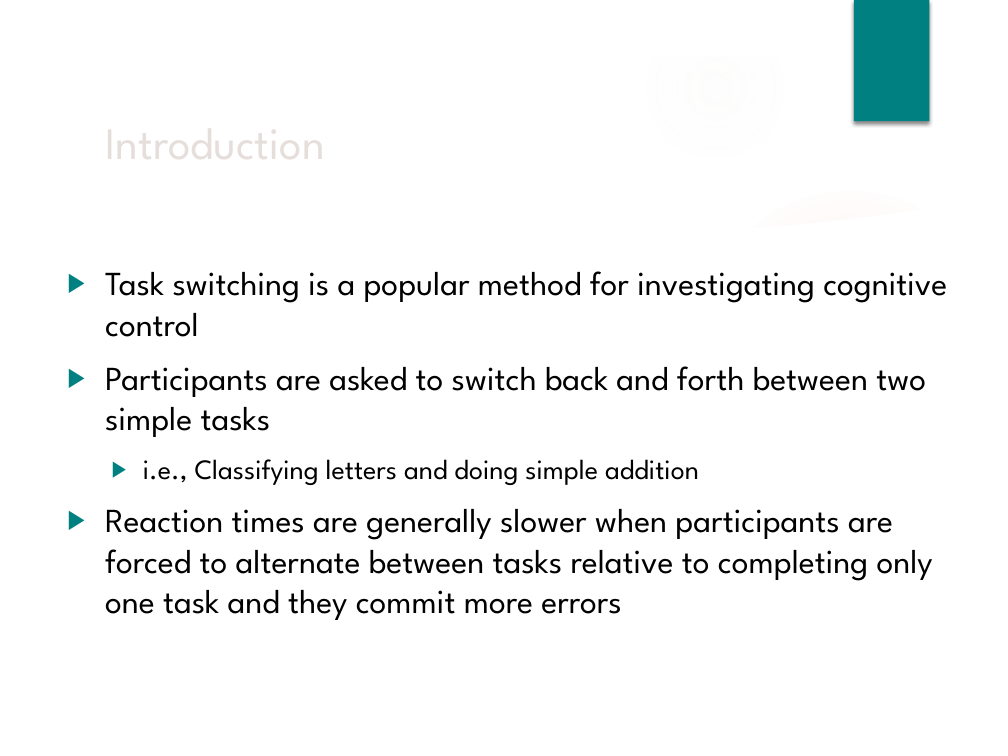
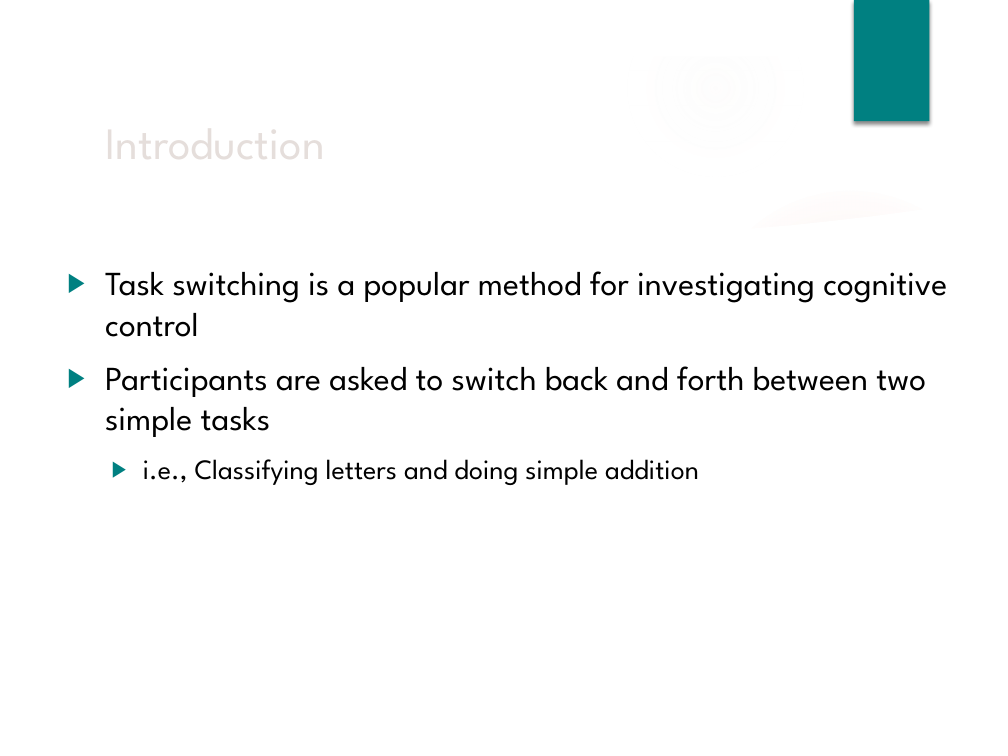
Before and after one commit to npm27/Spring-2019-Projects, a slide deck: slide 2 of CVOE/3 Presentations/Brown Bag Fall 19.pptx. Drawn at 1008x756 pixels with LibreOffice and Linux fonts; fonts in the diff are those of the drawing; background and template pictures are left out. Boxes give left, top, right and bottom in pixels: in the first picture for what was removed or moved away, otherwise in the second. Text is boxed around its words. In the diff, an @@ line names an element or a change of style, - is before the commit and + after.

```diff
--- a/CVOE/3 Presentations/Brown Bag Fall 19.pptx
+++ b/CVOE/3 Presentations/Brown Bag Fall 19.pptx
@@ text at <box>105,509,933,620</box>: paragraph removed @@
-▶ Reaction times are generally slower when participants are forced to alternate between tasks relative to completing only one task and they commit more errors
```
Also in this commit, not shown: 18 other slides changed, 11 slides added, 18 other files.
